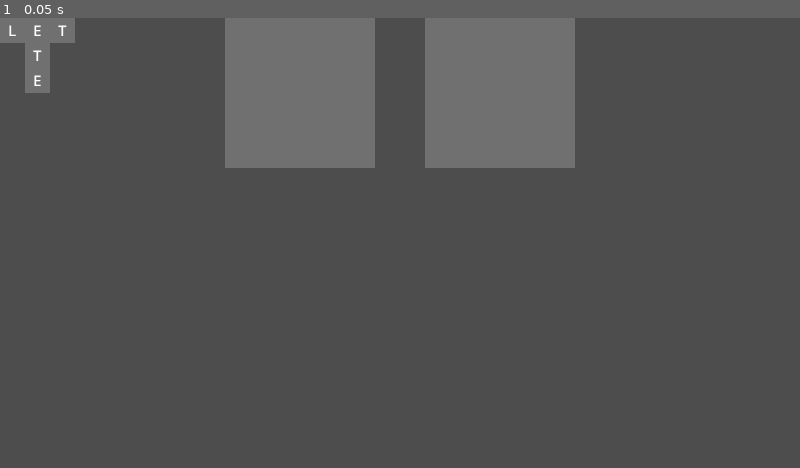
Above: before the commit, frame 1.
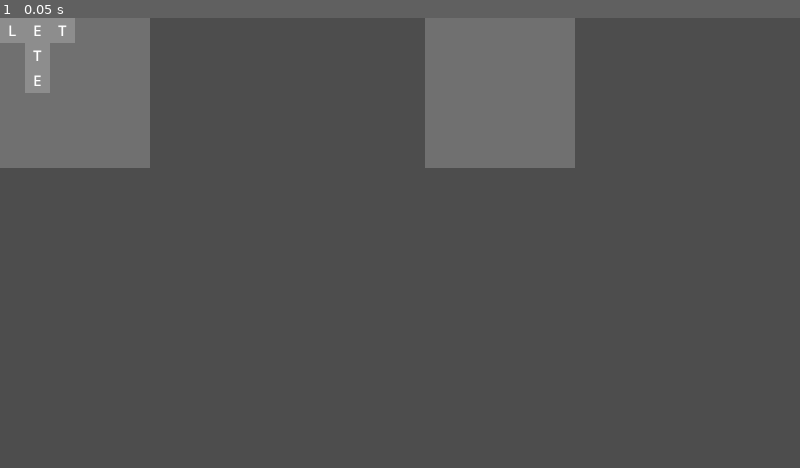
Above: after the commit, the same moment.

Repository: kamikoloss/letters
Game: Godot game, scene res://scenes/game/game.tscn
Two runs of this game, one before a commit and one after it. Both use one fixed random seed, a clock stepped at 60 frames per second and the inputs below.
Inputs:
- Up to frame 1 (0.05 s): no input

The runs differ from the first frame. In frame 1, 12% of the frame differs, in the area x 0-47%, y 0-34%.

Commit message:
Cell の大きさを定数化した

Diff:
--- a/client/components/cell.gd
+++ b/client/components/cell.gd
@@ -1,6 +1,10 @@
 class_name Cell
 extends Control
 ## 呪文の文字の1マス分
+
+## Cell の大きさ (px)
+## TODO: 決め打ちでいいのだろうか？
+const CELL_SIZE = Vector2(40, 40)
 
 @export var _label: Label
 @export var _bg: ColorRect
--- a/client/components/cell_group.gd
+++ b/client/components/cell_group.gd
@@ -1,9 +1,6 @@
 class_name CellGroup
 extends Control
 ## 呪文の文字群
-
-## Cell の一辺の長さ (px)
-const CELL_LENGTH = 40
 
 ## Cell のシーン元
 @export var _cell_scene: PackedScene
@@ -44,7 +41,7 @@
     # 子供の Cell のどれかにカーソルがあるかを判定する
     for child in get_children():
         if child is Cell:
-            var rect := Rect2(child.position, Vector2(CELL_LENGTH, CELL_LENGTH))
+            var rect := Rect2(child.position, Cell.CELL_SIZE)
             if rect.has_point(point):
                 return true
     return false
@@ -71,5 +68,5 @@
                 cell.position = Vector2(cell_x, cell_y)
                 add_child(cell)
                 index += 1
-            cell_x += CELL_LENGTH
-        cell_y += CELL_LENGTH
+            cell_x += Cell.CELL_SIZE.x
+        cell_y += Cell.CELL_SIZE.y
--- a/client/components/cell_holder.gd
+++ b/client/components/cell_holder.gd
@@ -4,11 +4,13 @@
 
 
 func _can_drop_data(at_position: Vector2, data: Variant) -> bool:
-    print("_can_drop_data", at_position, data)
+    #print("_can_drop_data", at_position, data)
+    # TODO: マス目が埋まってないか確認する
+    # TODO: 1文字までなら文字重複を許すようにする
     return true
 
 
 func _drop_data(at_position: Vector2, data: Variant) -> void:
     print("_drop_data", at_position, data)
     if data["node"] is Control:
-        data["node"].position = self.position + snapped(at_position, Vector2(40, 40))
+        data["node"].position = self.position + snapped(at_position, Cell.CELL_SIZE)
--- a/client/scenes/game/game.tscn
+++ b/client/scenes/game/game.tscn
@@ -9,8 +9,6 @@
 _cell_group_scene = ExtResource("2_7h61r")
 
 [node name="CellHolder" parent="." instance=ExtResource("3_0sr1o")]
-offset_left = 360.0
-offset_right = 360.0
 
 [node name="CellHolder2" parent="." instance=ExtResource("3_0sr1o")]
 offset_left = 680.0
